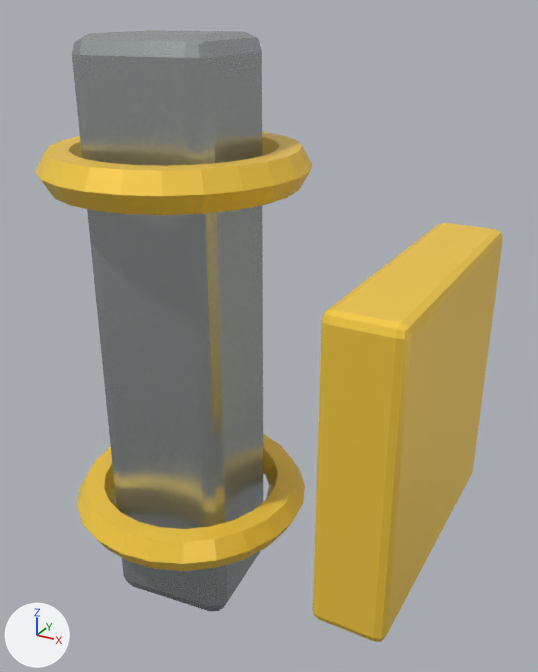
Renders of the glTF model assets/models/items/item-steel-beam/item-steel-beam_variant_b.glb from each side of a commit.
One viewpoint serves both versions: a 50 mm lens placed at (0.506, -0.701, 0.683), pointed at (0.109, 0.02, 0.322). Lighting does not change. The marker at lower left points along +X, +Y and +Z. The picture after the commit comes second. Objects named as collision shapes, trigger or cutter boxes, shadow casters or lower levels of detail are left out. Where no turn or scale is listed for an object, it has been applied to the vertices.

The first picture shows 'Long component', 'Machined collar', 'Machined collar.001', 'Variant reinforcement'.
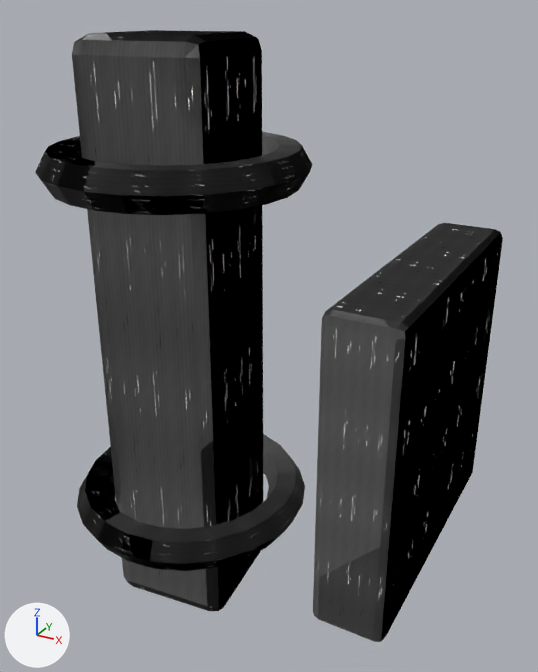
The newer file is also turned or shifted as a whole; pictures and numbers use the older file's frame.

What differs and where, as boxes (x1, y1, x2, y2) in the pictures (538 x 672 px):
'Long component', surface changed (light grey to black): (72, 30, 263, 611) in both
'Variant reinforcement', surface changed (yellow to grey): (313, 223, 503, 642) in both
'Machined collar', surface changed (yellow to black): (35, 132, 312, 215) in both
'Machined collar.001', surface changed (yellow to black): (77, 434, 305, 571) in both

Diff of the bpy script that builds the scene:
```diff
--- a/assets/models/items/item-steel-beam/item-steel-beam_variant_b.glb.py
+++ b/assets/models/items/item-steel-beam/item-steel-beam_variant_b.glb.py
@@ img_metal_roughness_001 @@
+img_metal_roughness_001 = load_image('metal_roughness.001', '_unpacked/metal_roughness.001', 256, 256, 'Non-Color')
@@ img_metal_height @@
+img_metal_height = load_image('metal_height', '_unpacked/metal_height', 256, 256, 'Non-Color')
@@ img_metal_albedo @@
+img_metal_albedo = load_image('metal_albedo', '_unpacked/metal_albedo', 256, 256, 'sRGB')
@@ img_metal_roughness @@
+img_metal_roughness = load_image('metal_roughness', '_unpacked/metal_roughness', 256, 256, 'Non-Color')
@@ mat_item_brushed_metal @@
 mat_item_brushed_metal = bpy.data.materials.new('Item brushed metal')
-# nodes: BsdfPrincipled, OutputMaterial
-# colours: light grey #b8bfbf
+# nodes: BsdfPrincipled, Math, NormalMap, OutputMaterial, SeparateColor, TexImage x3
+# uses the picture img_metal_albedo
+# uses the picture img_metal_height
+# uses the picture img_metal_roughness
@@ mat_item_safety_yellow @@
 mat_item_safety_yellow = bpy.data.materials.new('Item safety yellow')
-# nodes: BsdfPrincipled, OutputMaterial
-# colours: yellow #ffd345
+# nodes: BsdfPrincipled, Math, NormalMap, OutputMaterial, SeparateColor, TexImage x3
+# uses the picture img_metal_albedo
+# uses the picture img_metal_height
+# uses the picture img_metal_roughness_001
@@ mat_item_safety_yellow_001 @@
 mat_item_safety_yellow_001 = bpy.data.materials.new('Item safety yellow.001')
-# nodes: BsdfPrincipled, OutputMaterial
-# colours: yellow #ffd345
+# nodes: BsdfPrincipled, Math, NormalMap, OutputMaterial, SeparateColor, TexImage x3
+# uses the picture img_metal_albedo
+# uses the picture img_metal_height
+# uses the picture img_metal_roughness_001
```
